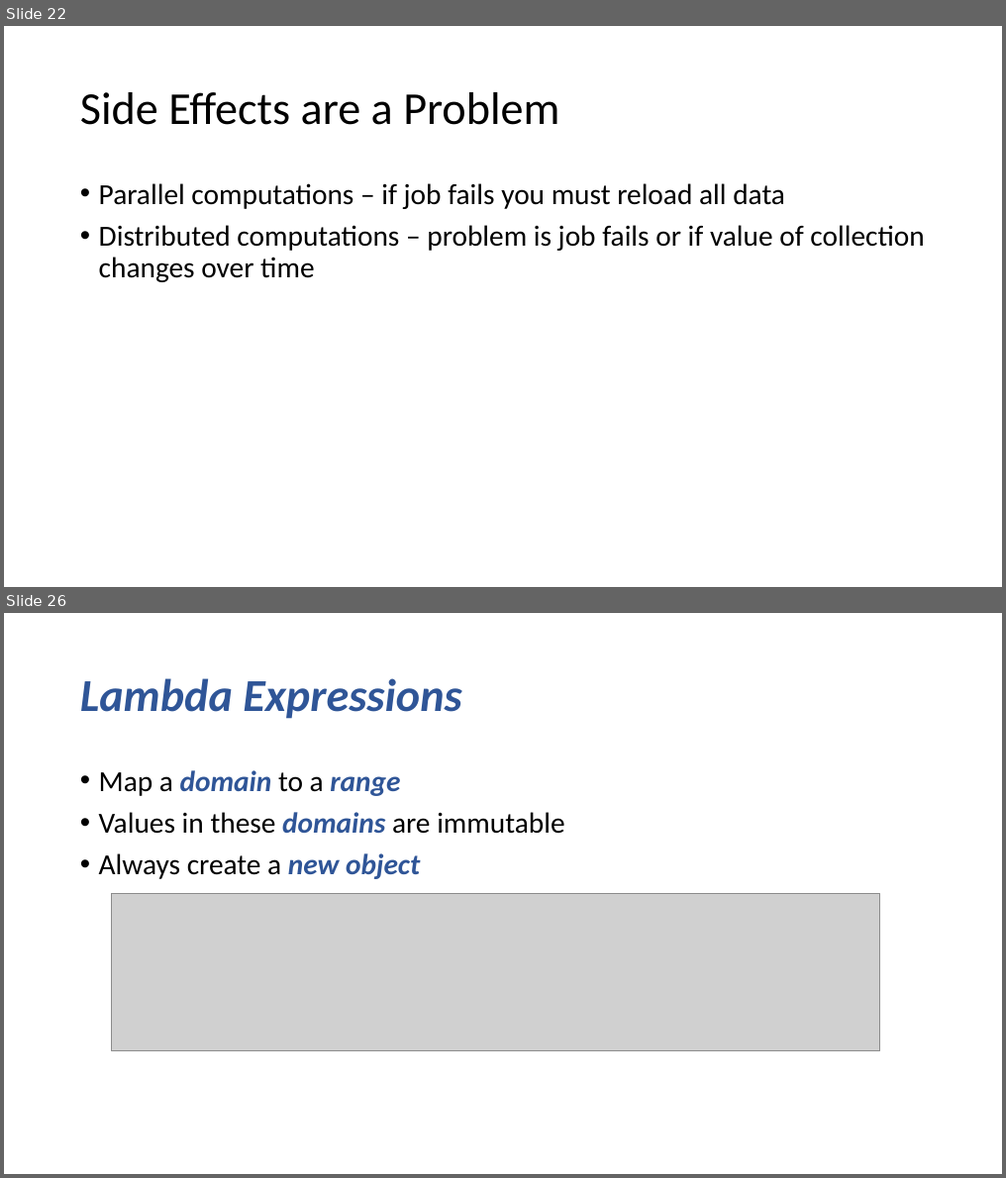
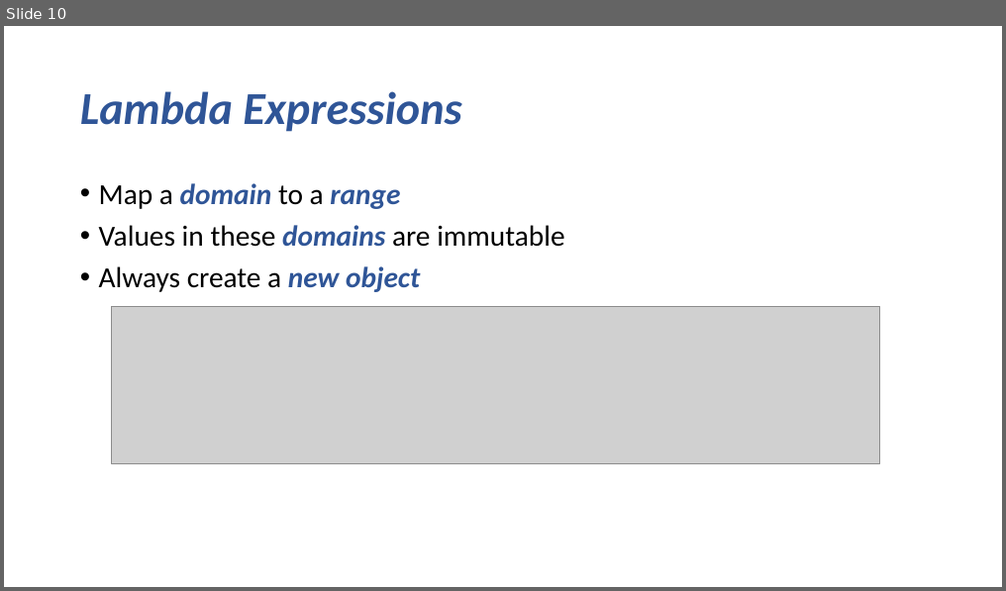
Before and after one commit to marilynwaldman/course, a slide deck: Functional Programming /00-FP-SideEffects.pptx. Shown one above the other, each under a label of ours: slides 22 and 26 before the commit, slide 10 after it; the slides between them are not shown. The pictures are 1006x1178 and 1006x591 pixels, drawn with LibreOffice and Linux fonts; fonts in the diff are those of the drawing; grey boxes stand for pictures. Boxes give left, top, right and bottom in pixels: in the first picture for what was removed or moved away, otherwise in the second. Text is boxed around its words. In the diff, an @@ line names an element or a change of style, - is before the commit and + after.

Commit message:
updated side effects

```diff
--- a/Functional Programming /00-FP-SideEffects.pptx
+++ b/Functional Programming /00-FP-SideEffects.pptx
@@ slide 22 removed at [4,26,1002,587], background #FFFFFF @@
@@ title removed at [80,92,559,125] @@
-Side Effects are a Problem
@@ text removed at [99,183,924,282] @@
-• Parallel computations – if job fails you must reload all data
-• Distributed computations – problem is job fails or if value of collection changes over time
@@ what was slide 26 is now slide 10 @@
```
Also in this commit, not shown: 15 other slides removed, 3 other files.
